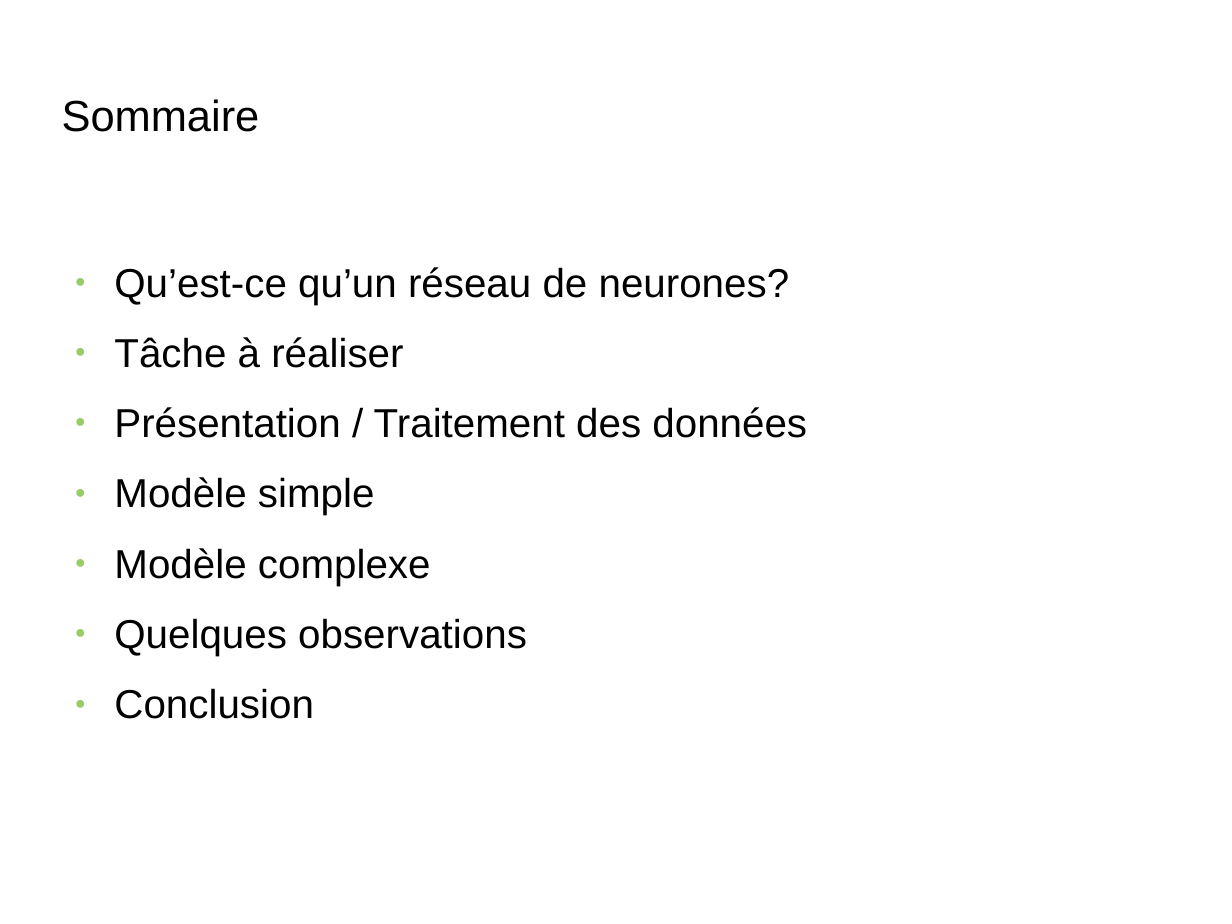
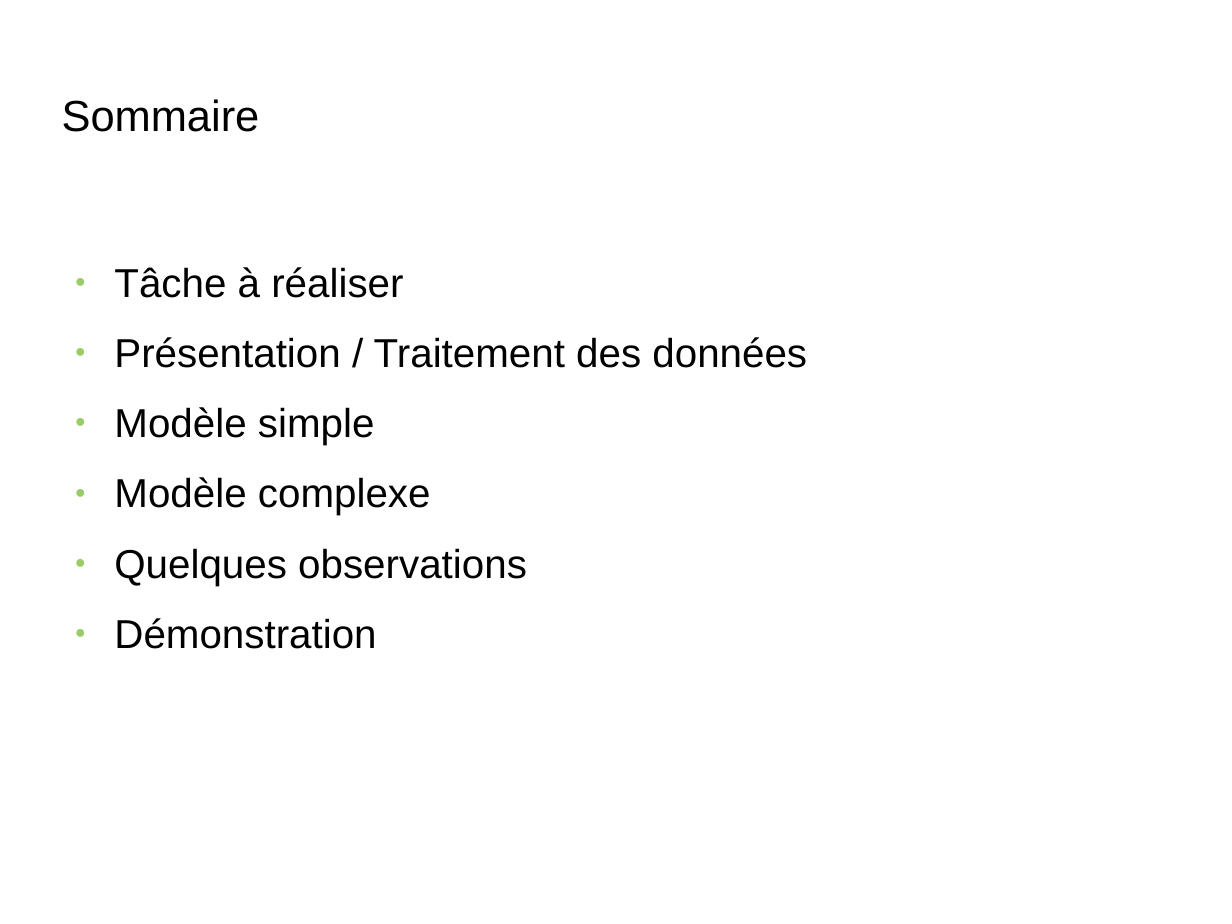
Before and after one commit to Ipsedo/TER_modele_neuronaux, a slide deck: slide 2 of presentation.odp. Drawn at 1232x924 pixels with LibreOffice and Linux fonts; fonts in the diff are those of the drawing; background and template pictures are left out. Boxes give left, top, right and bottom in pixels: in the first picture for what was removed or moved away, otherwise in the second. Text is boxed around its words. In the diff, an @@ line names an element or a change of style, - is before the commit and + after.

```diff
--- a/presentation.odp
+++ b/presentation.odp
@@ text at [114,267,790,304]: paragraph removed @@
-● Qu’est-ce qu’un réseau de neurones?
@@ text at [114,618,376,649]: text changed @@
-● Conclusion
+● Démonstration
```
Also in this commit, not shown: 1 slide added, 2 slides removed.
